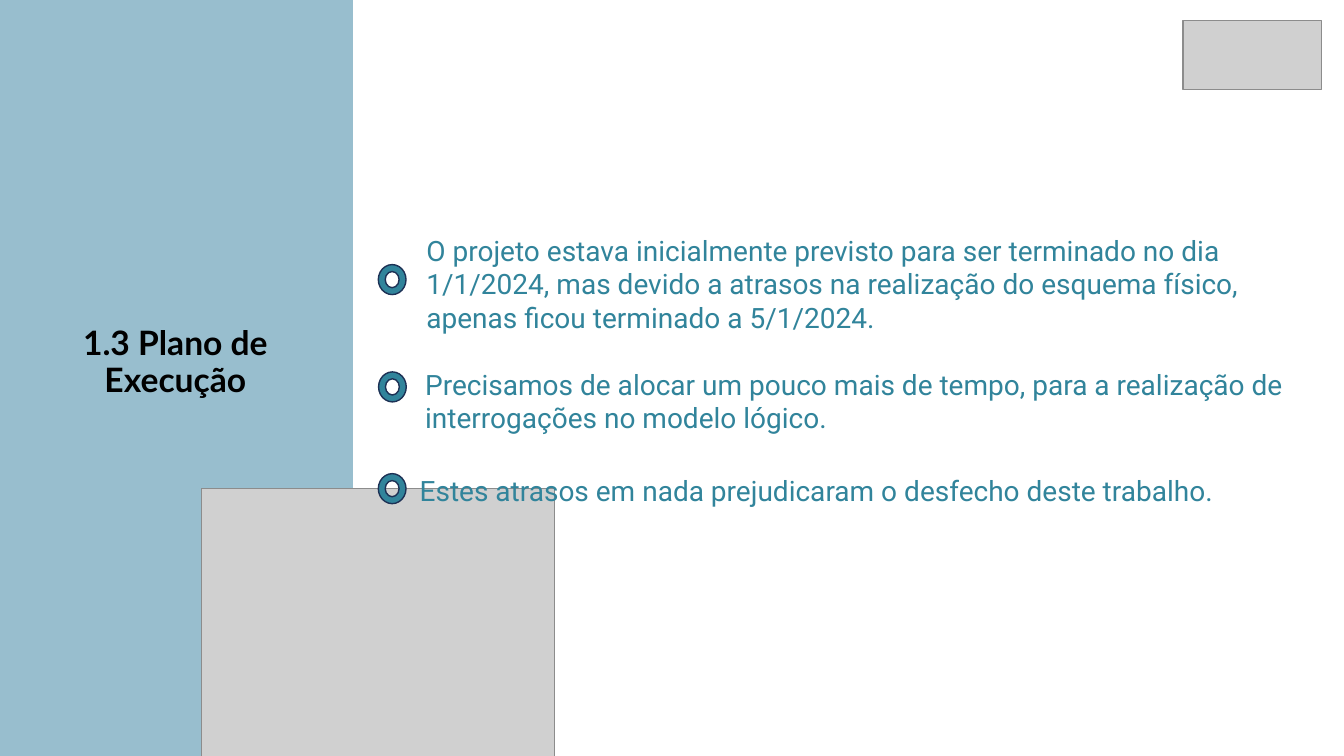
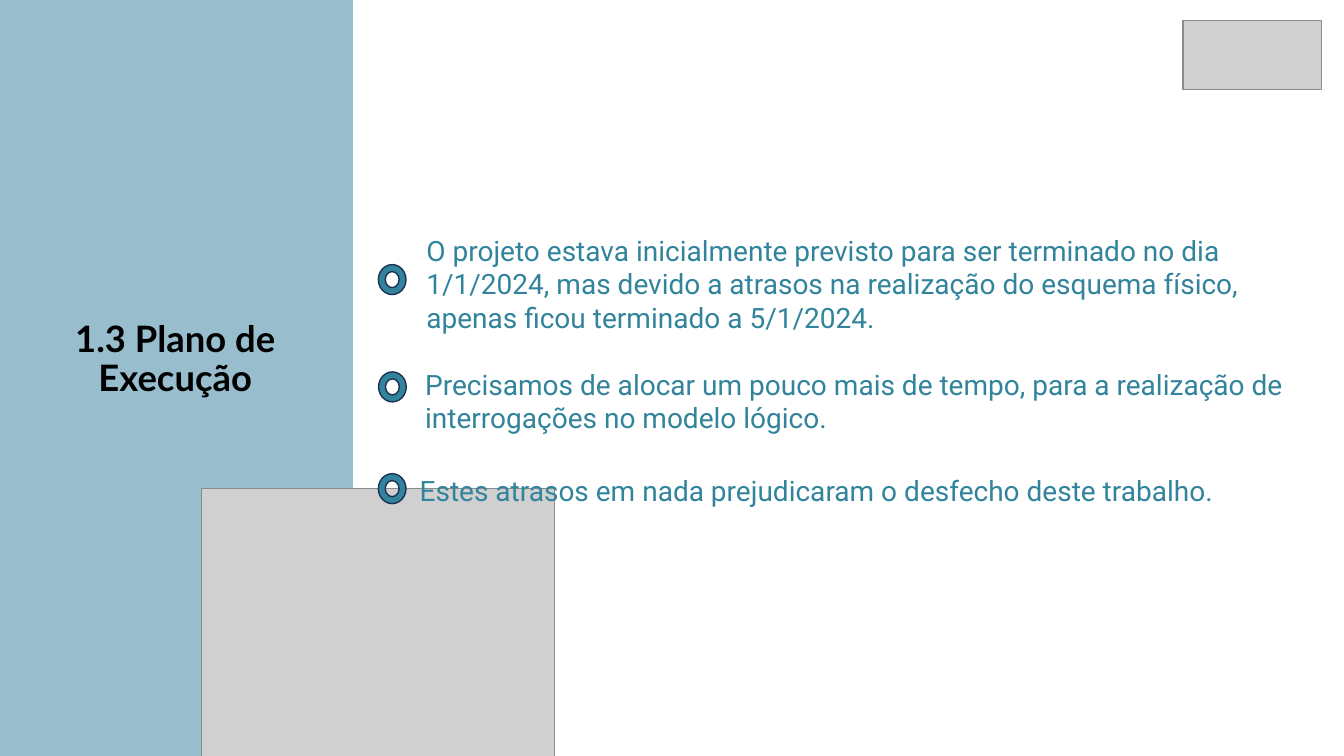
Before and after one commit to diogocsilva12/ProjetoBD, a slide deck: slide 6 of 202324-UM-UC-BD-TP-G04-PPT.pptx. Drawn at 1344x756 pixels with LibreOffice and Linux fonts; fonts in the diff are those of the drawing; grey boxes stand for pictures. Boxes give left, top, right and bottom in pixels: in the first picture for what was removed or moved away, otherwise in the second. Text is boxed around its words. In the diff, an @@ line names an element or a change of style, - is before the commit and + after.

```diff
--- a/202324-UM-UC-BD-TP-G04-PPT.pptx
+++ b/202324-UM-UC-BD-TP-G04-PPT.pptx
@@ text "1.3 Plano de Execução" at bbox=[75, 325, 275, 398]: size 24.1 to 26 pt @@
```
Also in this commit, not shown: 2 other slides changed.
